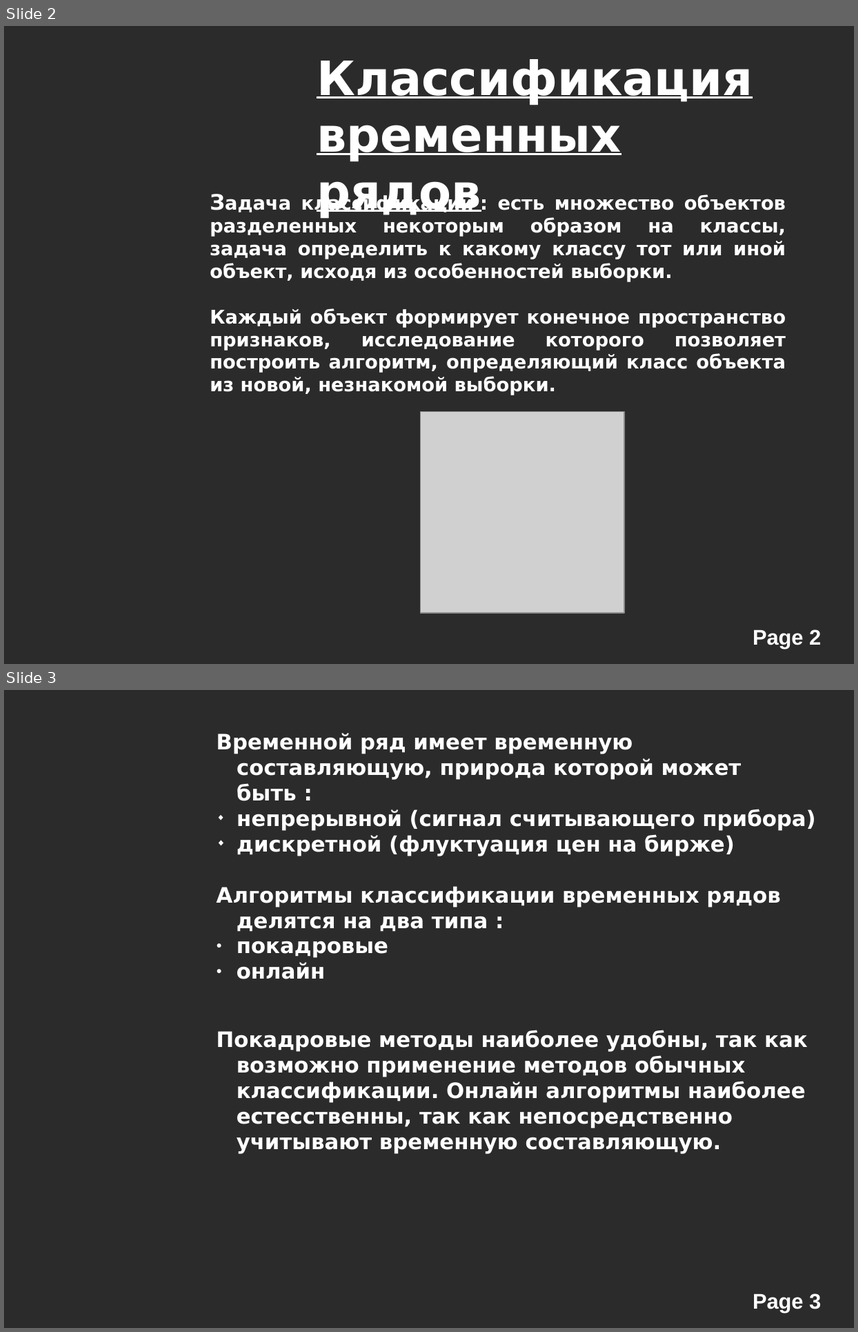
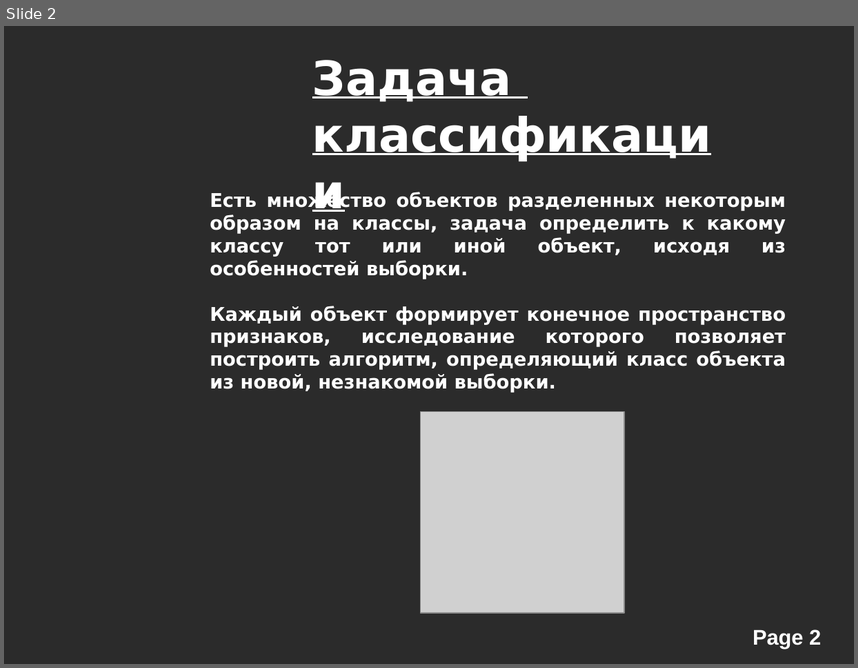
Before and after one commit to alexeyche/alexeyche-junk, a slide deck: cns/doc/conf.ppt. Shown one above the other, each under a label of ours: slides 2 and 3 before the commit, slide 2 after it. The pictures are 858x1332 and 858x668 pixels, drawn with LibreOffice and Linux fonts; fonts in the diff are those of the drawing; grey boxes stand for pictures; background and template pictures are left out; a plain dark background stands for a picture behind light text. Boxes give left, top, right and bottom in pixels: in the first picture for what was removed or moved away, otherwise in the second. Text is boxed around its words. In the diff, an @@ line names an element or a change of style, - is before the commit and + after.

```diff
--- a/cns/doc/conf.ppt
+++ b/cns/doc/conf.ppt
@@ slide 3 removed at (4, 690, 854, 1328), background picture (left out); not listed: 1 template element that a slide beside it also shows @@
@@ text removed at (217, 733, 815, 856) @@
-Временной ряд имеет временную составляющую, природа которой может быть :
-◆ непрерывной (сигнал считывающего прибора)
-◆ дискретной (флуктуация цен на бирже)
@@ text removed at (217, 886, 780, 979) @@
-Алгоритмы классификации временных рядов делятся на два типа :
-● покадровые
-● онлайн
@@ text removed at (217, 1029, 808, 1154) @@
-Покадровые методы наиболее удобны, так как возможно применение методов обычных классификации. Онлайн алгоритмы наиболее естесственны, так как непосредственно учитывают временную составляющую.
@@ slide 2 changed as well @@
@@ text at (312, 60, 512, 102): text changed @@
-Классификация
-временных рядов
+Задача
+классификации
@@ text at (210, 192, 786, 279): text changed @@
-Задача классификации : есть множество объектов разделенных некоторым образом на классы, задача определить к какому классу тот или иной объект, исходя из особенностей выборки.
+Есть множество объектов разделенных некоторым образом на классы, задача определить к какому классу тот или иной объект, исходя из особенностей выборки.
```
Also in this commit, not shown: 3 other slides changed, 7 slides added, 2 other slides removed, 2 other files.
